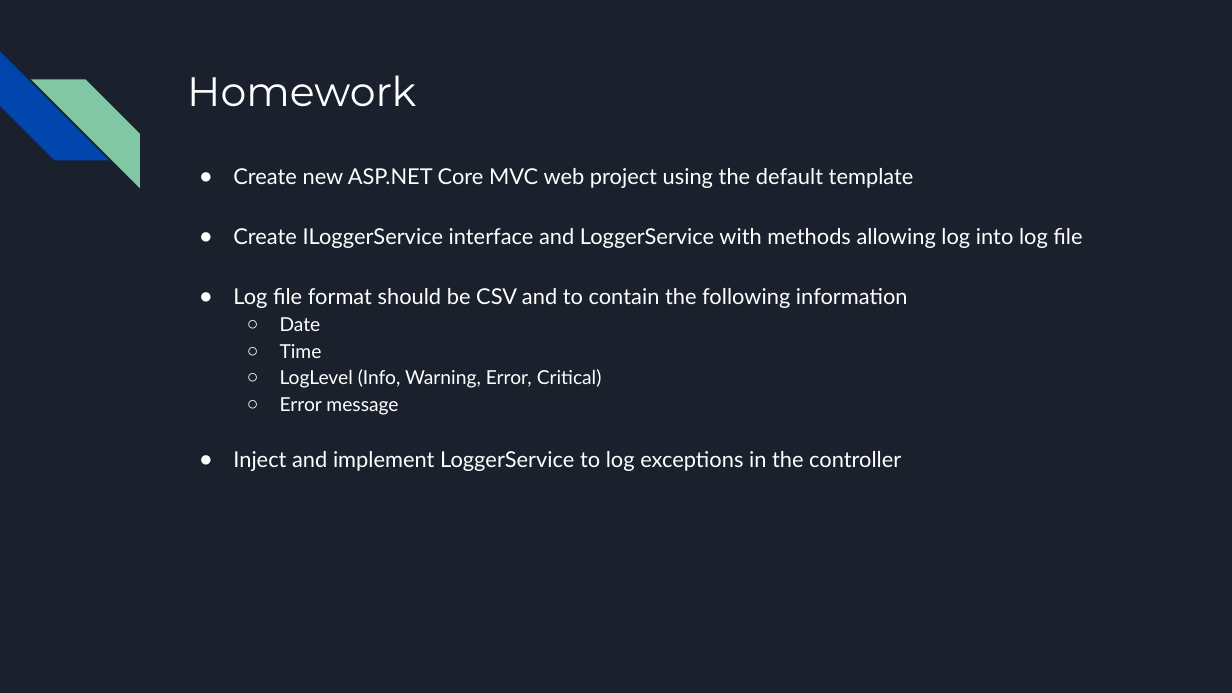
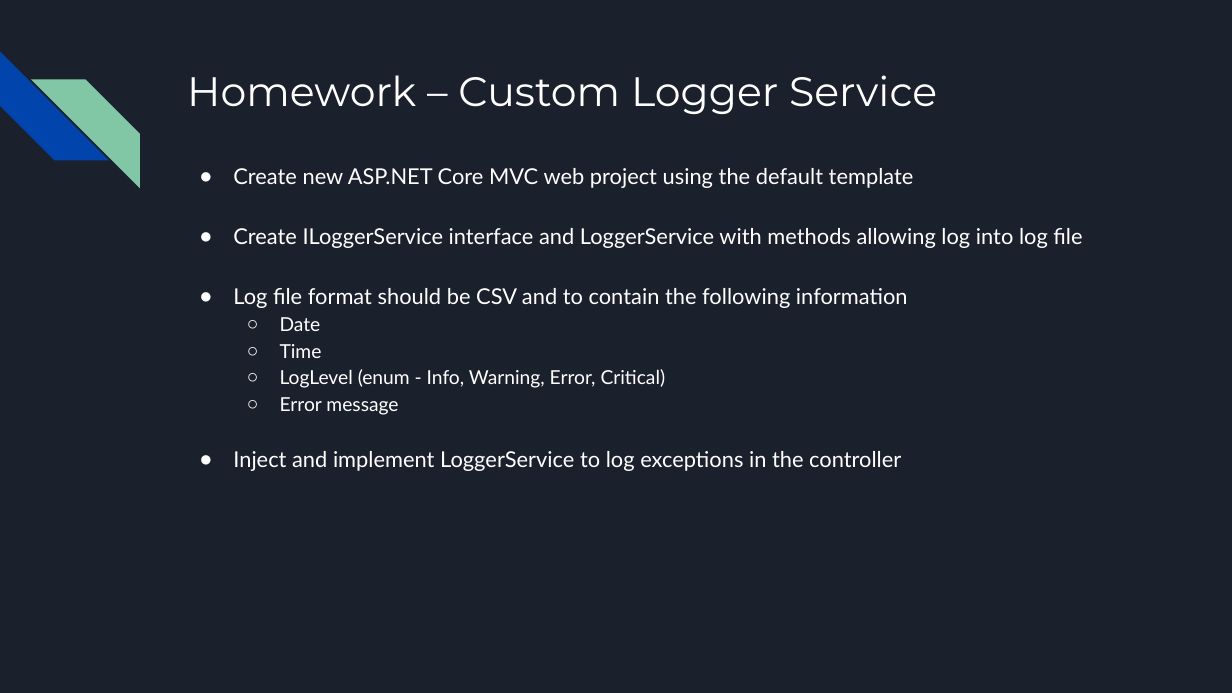
Before and after one commit to bulhard/Web-Programming, a slide deck: slide 88 of 00 Presentations/03 DI, IoT, Services.pptx (slide 70 before the commit). Drawn at 1232x693 pixels with LibreOffice and Linux fonts; fonts in the diff are those of the drawing. Boxes give left, top, right and bottom in pixels: in the first picture for what was removed or moved away, otherwise in the second. Text is boxed around its words. In the diff, an @@ line names an element or a change of style, - is before the commit and + after.

```diff
--- a/00 Presentations/03 DI, IoT, Services.pptx
+++ b/00 Presentations/03 DI, IoT, Services.pptx
@@ title at box(187, 75, 937, 114): text changed @@
-Homework
+Homework – Custom Logger Service
@@ text at box(280, 369, 666, 388): text changed @@
-  ○ LogLevel (Info, Warning, Error, Critical)
+  ○ LogLevel (enum - Info, Warning, Error, Critical)
```
Also in this commit, not shown: 3 other slides changed, 21 slides added, 3 slides removed, 53 other files.
